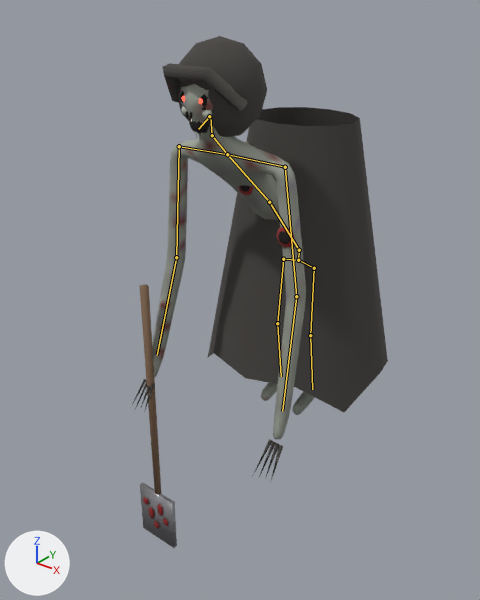
An edit to the glTF model assets/monsters/gravedigger.glb, drawn before and after from the same camera.
The view is the same before and after, from a 50 mm lens placed at (1.86, -2.83, 2.29), pointed at (-0.1, -0.38, 0.78). Lighting does not change. The marker at lower left points along +X, +Y and +Z. The picture after the commit comes second. The bones that change, and the others that lie on the model, are drawn over the model as lines.

Objects in the first picture: 'gravedigger'.
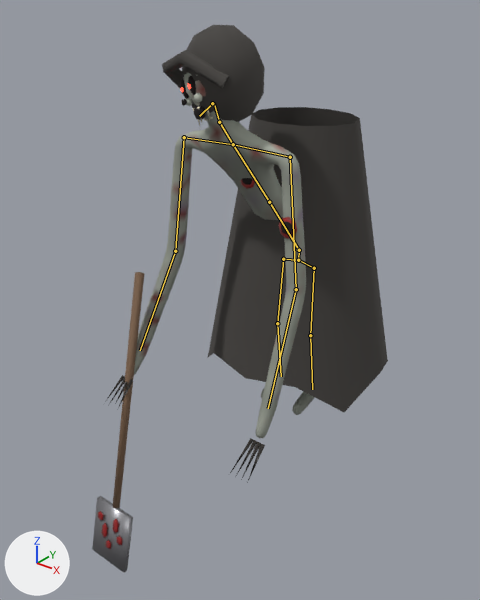
The newer file adds an action. The first version stands in its rest pose; the second is drawn at frame 37 of the action 'Listen'.

Location of each change, [x1, y1, x2, y2] in pixels of the pictures (480 x 600 px):
'gravedigger', posed (16% wider, 7% taller): before [132, 36, 388, 548]; after [92, 25, 388, 572]
bone 'chest', root to tip: before (269, 202) to (227, 154); after (269, 202) to (233, 144)
bone 'upperarmL', root to tip: before (285, 167) to (296, 296); after (290, 157) to (296, 289)
bone 'forearmL', root to tip: before (296, 296) to (282, 411); after (296, 289) to (268, 408)
bone 'upperarmR', root to tip: before (179, 146) to (176, 257); after (184, 137) to (175, 251)
bone 'forearmR', root to tip: before (176, 257) to (157, 355); after (175, 251) to (140, 350)
bone 'head', root to tip: before (212, 135) to (210, 116); after (219, 122) to (214, 103)

The edits, one by one:
Bone 'chest' (bone_chest) turns from (0, 0, 0) to (-7, 0, 0) degrees about its own x, y and z.
Bone 'upperarmL' (bone_upperarml) turns from (0, 0, 0) to (3, 0, 0) degrees about its own x, y and z.
Bone 'forearmL' (bone_forearml) turns from (0, 0, 0) to (-9, 0, 0) degrees about its own x, y and z.
Bone 'upperarmR' (bone_upperarmr) turns from (0, 0, 0) to (3, 0, 0) degrees about its own x, y and z.
Bone 'forearmR' (bone_forearmr) turns from (0, 0, 0) to (-9, 0, 0) degrees about its own x, y and z.
Bone 'head' (bone_head) turns from (0, 0, 0) to (5, -26, 17) degrees about its own x, y and z.
